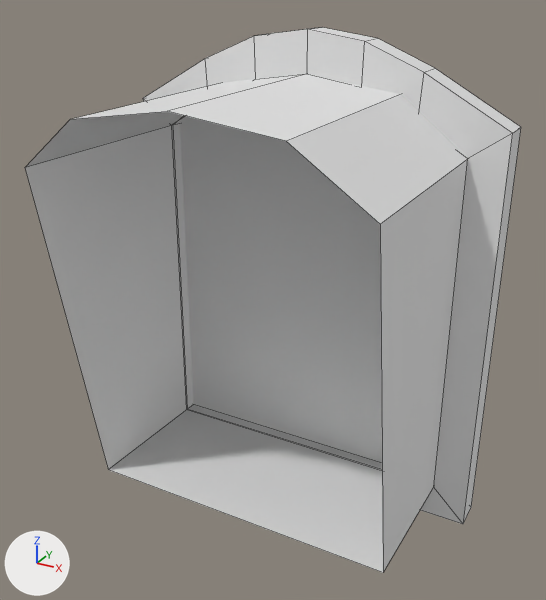
Renders of the FBX model Assets/Meshes/HallwayWindow.fbx from each side of a commit.
Before and after are seen from a 50 mm camera at (2.08, -4.31, 1.89) aimed at (0.07, -0.64, 0.06). Every picture has the same lights, and +X, +Y and +Z are marked at lower left. Mesh edges are drawn as thin lines. Where no turn or scale is listed for an object, it has been applied to the vertices.

Names of what the first picture shows: 'HallwayWindow'.
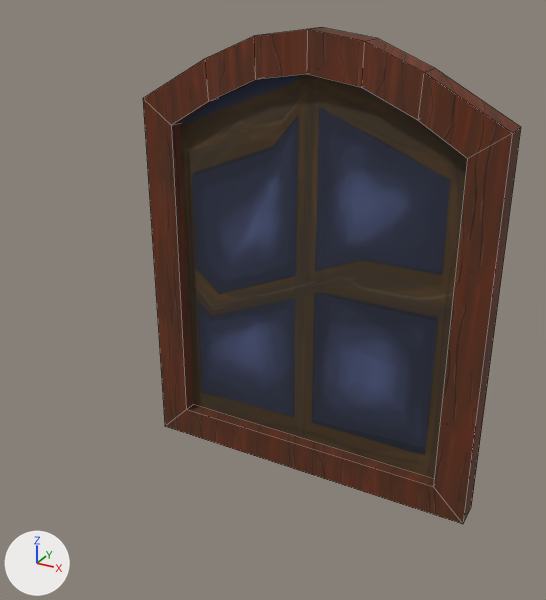
Pixel boxes [x1, y1, x2, y2] of what changed, in the pictures (546 x 600 px):
'HallwayWindow', reshaped (24% narrower, 9% shorter)
    before: [25, 27, 521, 573]
    after: [143, 27, 521, 524]
part 1 of me_mesh, deleted
    before: [25, 74, 468, 573]
part 2 of me_mesh, recoloured
    both: [180, 117, 382, 463]
part 3 of me_mesh, recoloured (grey to brown)
    both: [143, 27, 521, 524]

Patch to the scene script:
```diff
--- a/Assets/Meshes/HallwayWindow.fbx.py
+++ b/Assets/Meshes/HallwayWindow.fbx.py
@@ img_window_tga @@
+img_window_tga = load_image('Window.tga', '_unpacked/Window.tga', 512, 512, 'sRGB')
@@ img_beamwithoutnails_tga @@
+img_beamwithoutnails_tga = load_image('BeamWithoutnails.tga', '_unpacked/BeamWithoutnails.tga', 512, 512, 'sRGB')
@@ mat_07___default @@
+mat_07___default = principled_material('07 - Default')
+mat_07___default.texture = img_window_tga
+mat_07___default.roughness = 0.859
@@ mat_03___default @@
+mat_03___default = principled_material('03 - Default')
+mat_03___default.texture = img_beamwithoutnails_tga
+mat_03___default.roughness = 0.859
@@ me_mesh @@
 # used by ob_hallwaywindow; location = (0.0, 0.0, 0.0)
-me_mesh.from_pydata(...)  # 55 vertices, 44 faces; spans x -1.24..1.24, y -1.5..0.1, z -1.56..1.56
+me_mesh.from_pydata(...)  # 41 vertices, 28 faces; spans x -1.24..1.24, y -0.1..0.1, z -1.56..1.56
+# me_mesh part 1: the loose piece of 14 vertices spanning x -1.02..1.02, y -1.5..-0.08, z -1.34..1.31 is deleted
+# me_mesh part 2: 1 face spanning x -1.14..1.14, y -0.02..0.0, z -1.34..1.54 switches from no material to mat_07___default (picture img_window_tga)
+# me_mesh part 3: 27 faces spanning x -1.24..1.24, y -0.1..0.1, z -1.56..1.56 switch from no material to mat_03___default (picture img_beamwithoutnails_tga)
+me_mesh.materials.append(mat_07___default)  # picture img_window_tga
```
